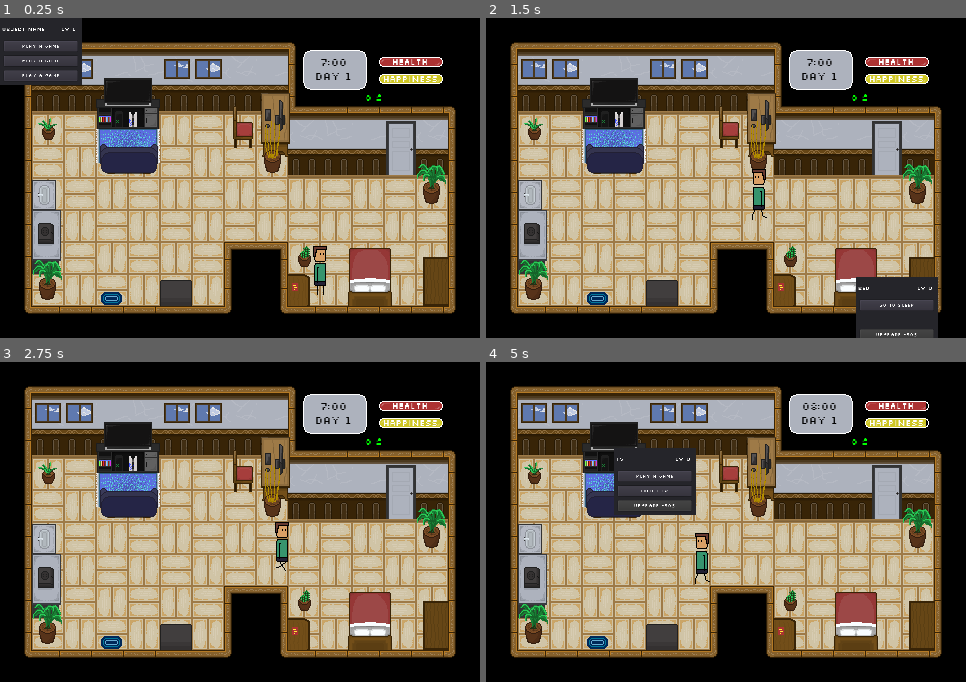
Above: before the commit, frames 1-4 (two rows, left to right).
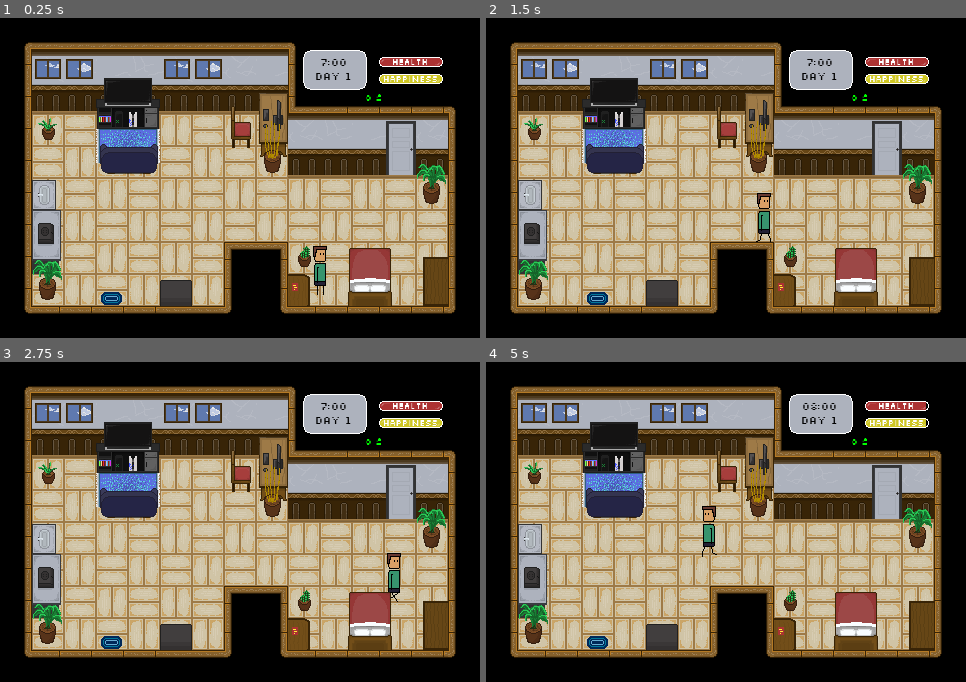
Above: after the commit, the same moments.

Repository: sun-wise-man/work-from-home
Game: Godot game, scene res://scenes/main.tscn
Same seed, same stepped clock (60 frames per second), same inputs: the game is played once before the commit and once after it.
Inputs (mouse positions are in pixels of both pictures, inside the frame that each line leads up to):
- Up to frame 1 (0.25 s): no input
- Up to frame 2 (1.5 s): click (529, 46) at 0.5 s, where only the run before the commit has a clickable "Play a game"; move the mouse to (855, 277) at 1.27 s; click (855, 277) at 1.42 s
- Up to frame 3 (2.75 s): click (412, 650) at 2 s, where only the run before the commit has a clickable "Go to sleep"
- Up to frame 4 (5 s): move the mouse to (534, 579) at 2.77 s; click (534, 579) at 2.92 s; click (577, 608) at 3.5 s, where only the run before the commit has a clickable "Make a meal"; move the mouse to (615, 448) at 4.27 s; click (615, 448) at 4.42 s

The runs differ from the first frame. In frame 1, 4.2% of the frame differs, in the area x 0-61%, y 0-44%; in frame 2, 4.4%; in frame 3, 1.3%; in frame 4, 4.5%, in the area x 26-61%, y 23-70%.
Error before the commit: Invalid get index '0' (on base: 'PoolIntArray'). (res://scenes/ActivitySystem.gd:61)

Commit message:
Z-Index and Nav-Polygon
- Fixing sprite z-index at south wall
- Added more nav-poly point to rounded some corner

Diff:
--- a/scenes/main.tscn
+++ b/scenes/main.tscn
@@ -47,9 +47,9 @@
 [ext_resource path="res://audio/Sleep/114609__daxter31__snoring.wav" type="AudioStream" id=45]
 
 [sub_resource type="NavigationPolygon" id=1]
-vertices = PoolVector2Array( 302.218, 196.477, 209.561, 196.316, 168.561, 158.316, 256.069, 157.99, 288.561, 158.316, 416.936, 182.982, 439.385, 184.104, 440.561, 212.316, 417.061, 212.066, 418.078, 158.506, 40.5613, 150.316, 40.5613, 122.276, 63.9934, 122.475, 64.5613, 150.316, 417.311, 278.316, 400.561, 278.316, 400.561, 214.316, 168.561, 102.316, 248.926, 142.315, 340.561, 278.316, 317.652, 278.372, 317.561, 212.316, 340.561, 214.316, 144.561, 270.316, 72.5613, 270.316, 72.5613, 182.316, 144.561, 254.316, 64.5613, 182.316, 88.5613, 158.316, 209.561, 254.316, 302.561, 212.316, 256.069, 142.513, 248.505, 94.3163, 64.5887, 93.9015, 88.5613, 102.316 )
-polygons = [ PoolIntArray( 0, 1, 2, 3, 4, 5 ), PoolIntArray( 6, 7, 8, 5 ), PoolIntArray( 4, 9, 5 ), PoolIntArray( 10, 11, 12, 13 ), PoolIntArray( 8, 14, 15, 16, 5 ), PoolIntArray( 3, 2, 17, 18 ), PoolIntArray( 19, 20, 21, 22 ), PoolIntArray( 23, 24, 25, 26 ), PoolIntArray( 25, 27, 13, 28 ), PoolIntArray( 1, 29, 26, 25, 28, 2 ), PoolIntArray( 21, 30, 0, 5 ), PoolIntArray( 18, 31, 3 ), PoolIntArray( 32, 18, 17 ), PoolIntArray( 33, 32, 17, 34 ), PoolIntArray( 12, 33, 34, 28, 13 ), PoolIntArray( 22, 21, 5, 16 ) ]
-outlines = [ PoolVector2Array( 72.5613, 270.316, 72.5613, 182.316, 64.5613, 182.316, 64.5613, 150.316, 40.5613, 150.316, 40.5613, 122.276, 63.9934, 122.475, 64.5887, 93.9015, 248.505, 94.3163, 248.926, 142.315, 256.069, 142.513, 256.069, 157.99, 288.561, 158.316, 418.078, 158.506, 416.936, 182.982, 439.385, 184.104, 440.561, 212.316, 417.061, 212.066, 417.311, 278.316, 400.561, 278.316, 400.561, 214.316, 340.561, 214.316, 340.561, 278.316, 317.652, 278.372, 317.561, 212.316, 302.561, 212.316, 302.218, 196.477, 209.561, 196.316, 209.561, 254.316, 144.561, 254.316, 144.561, 270.316 ), PoolVector2Array( 88.5613, 158.316, 168.561, 158.316, 168.561, 102.316, 88.5613, 102.316 ) ]
+vertices = PoolVector2Array( 155.501, 158.258, 168.561, 144.25, 248.926, 142.315, 256.069, 142.513, 256.069, 157.99, 221, 209, 209, 222.075, 145, 247, 65, 150, 41, 150, 40.5613, 122.276, 63.9934, 122.475, 88, 147, 168.561, 118, 248.505, 94.3163, 145, 255, 73, 256, 73, 173, 288.561, 158.316, 418.078, 158.506, 418, 187, 98, 158, 65, 173, 441, 187, 441, 205, 418, 205, 412, 214, 412, 278, 401, 278, 400.561, 214.316, 340, 280, 318, 280, 318, 209, 340.561, 214.316, 209, 247, 88.3327, 120.51, 64.5887, 93.9015, 98.5, 102.316, 157.75, 102.316 )
+polygons = [ PoolIntArray( 0, 1, 2, 3, 4, 5, 6, 7 ), PoolIntArray( 8, 9, 10, 11, 12 ), PoolIntArray( 2, 1, 13, 14 ), PoolIntArray( 15, 16, 17, 7 ), PoolIntArray( 18, 19, 20 ), PoolIntArray( 21, 17, 22, 8, 12 ), PoolIntArray( 20, 23, 24, 25 ), PoolIntArray( 26, 27, 28, 29 ), PoolIntArray( 30, 31, 32, 33 ), PoolIntArray( 6, 34, 7 ), PoolIntArray( 18, 20, 25, 26, 29, 33, 32 ), PoolIntArray( 18, 32, 5, 4 ), PoolIntArray( 0, 7, 17, 21 ), PoolIntArray( 35, 12, 11, 36 ), PoolIntArray( 37, 35, 36 ), PoolIntArray( 37, 36, 14, 38 ), PoolIntArray( 38, 14, 13 ) ]
+outlines = [ PoolVector2Array( 73, 256, 73, 173, 65, 173, 65, 150, 41, 150, 40.5613, 122.276, 63.9934, 122.475, 64.5887, 93.9015, 248.505, 94.3163, 248.926, 142.315, 256.069, 142.513, 256.069, 157.99, 288.561, 158.316, 418.078, 158.506, 418, 187, 441, 187, 441, 205, 418, 205, 412, 214, 412, 278, 401, 278, 400.561, 214.316, 340.561, 214.316, 340, 280, 318, 280, 318, 209, 221, 209, 209, 222.075, 209, 247, 145, 247, 145, 255 ), PoolVector2Array( 88, 147, 98, 158, 155.501, 158.258, 168.561, 144.25, 168.561, 118, 157.75, 102.316, 98.5, 102.316, 88.3327, 120.51 ) ]
 
 [sub_resource type="TileSet" id=2]
 0/name = "Floor_Wall_64x.png 0"
@@ -177,7 +177,7 @@
 8/shape_one_way = false
 8/shape_one_way_margin = 0.0
 8/shapes = [  ]
-8/z_index = 0
+8/z_index = 2
 10/name = "Floor_Wall_64x.png 10"
 10/texture = ExtResource( 12 )
 10/tex_offset = Vector2( 0, 0 )
@@ -219,7 +219,7 @@
 17/shape_one_way = false
 17/shape_one_way_margin = 0.0
 17/shapes = [  ]
-17/z_index = 0
+17/z_index = 2
 18/name = "Floor_Wall_64x.png 18"
 18/texture = ExtResource( 12 )
 18/tex_offset = Vector2( 0, 0 )
@@ -303,7 +303,7 @@
 26/shape_one_way = false
 26/shape_one_way_margin = 0.0
 26/shapes = [  ]
-26/z_index = 0
+26/z_index = 2
 30/name = "Floor_Wall_64x.png 30"
 30/texture = ExtResource( 12 )
 30/tex_offset = Vector2( 0, 0 )
@@ -387,7 +387,7 @@
 36/shape_one_way = false
 36/shape_one_way_margin = 0.0
 36/shapes = [  ]
-36/z_index = 0
+36/z_index = 2
 37/name = "Floor_Wall_64x.png 37"
 37/texture = ExtResource( 12 )
 37/tex_offset = Vector2( 0, 0 )
@@ -401,7 +401,7 @@
 37/shape_one_way = false
 37/shape_one_way_margin = 0.0
 37/shapes = [  ]
-37/z_index = 0
+37/z_index = 2
 41/name = "Floor_Wall_64x.png 41"
 41/texture = ExtResource( 12 )
 41/tex_offset = Vector2( 0, 0 )
@@ -415,7 +415,7 @@
 41/shape_one_way = false
 41/shape_one_way_margin = 0.0
 41/shapes = [  ]
-41/z_index = 0
+41/z_index = 2
 42/name = "Floor_Wall_64x.png 42"
 42/texture = ExtResource( 12 )
 42/tex_offset = Vector2( 0, 0 )
@@ -429,7 +429,7 @@
 42/shape_one_way = false
 42/shape_one_way_margin = 0.0
 42/shapes = [  ]
-42/z_index = 0
+42/z_index = 2
 44/name = "Floor_Wall_64x.png 44"
 44/texture = ExtResource( 12 )
 44/tex_offset = Vector2( 0, 0 )
@@ -515,7 +515,7 @@
 2/shape_one_way = false
 2/shape_one_way_margin = 0.0
 2/shapes = [  ]
-2/z_index = 0
+2/z_index = 2
 3/name = "Furniture_64x.png 3"
 3/texture = ExtResource( 24 )
 3/tex_offset = Vector2( 0, 0 )
@@ -627,7 +627,7 @@
 10/shape_one_way = false
 10/shape_one_way_margin = 0.0
 10/shapes = [  ]
-10/z_index = 0
+10/z_index = 1
 11/name = "Furniture_64x.png 11"
 11/texture = ExtResource( 24 )
 11/tex_offset = Vector2( 0, 0 )
@@ -687,15 +687,15 @@
 "name": "idle",
 "speed": 6.0
 }, {
+"frames": [ ExtResource( 1 ), ExtResource( 5 ), ExtResource( 4 ), ExtResource( 3 ) ],
+"loop": true,
+"name": "walk",
+"speed": 8.0
+}, {
 "frames": [ SubResource( 7 ), SubResource( 8 ), SubResource( 9 ), SubResource( 10 ) ],
 "loop": true,
 "name": "eating",
 "speed": 3.0
-}, {
-"frames": [ ExtResource( 1 ), ExtResource( 5 ), ExtResource( 4 ), ExtResource( 3 ) ],
-"loop": true,
-"name": "walk",
-"speed": 8.0
 } ]
 
 [sub_resource type="RectangleShape2D" id=12]
@@ -950,7 +950,6 @@
 visible = false
 
 [node name="NavigationPolygonInstance" type="NavigationPolygonInstance" parent="Navigation2D"]
-visible = false
 navpoly = SubResource( 1 )
 
 [node name="Line2D" type="Line2D" parent="."]
@@ -987,6 +986,7 @@
 animation = "idle"
 
 [node name="CollisionShape2D" type="CollisionShape2D" parent="Player"]
+visible = false
 shape = SubResource( 12 )
 
 [node name="Objects" type="Node2D" parent="."]
@@ -1003,6 +1003,7 @@
 object_cost_increase = 50
 
 [node name="Area2D" type="Area2D" parent="Objects/Bed"]
+visible = false
 
 [node name="CollisionShape2D" type="CollisionShape2D" parent="Objects/Bed/Area2D"]
 position = Vector2( 0.668182, 2.89545 )
@@ -1021,6 +1022,7 @@
 object_cost_increase = 50
 
 [node name="Area2D" type="Area2D" parent="Objects/Stove"]
+visible = false
 
 [node name="CollisionShape2D" type="CollisionShape2D" parent="Objects/Stove/Area2D"]
 position = Vector2( -16, -7 )
@@ -1039,21 +1041,26 @@
 object_cost_increase = 50
 
 [node name="Area2D" type="Area2D" parent="Objects/Console"]
+visible = false
 
 [node name="CollisionShape2D" type="CollisionShape2D" parent="Objects/Console/Area2D"]
 position = Vector2( -0.117584, 6.17884 )
 shape = SubResource( 26 )
 
 [node name="PC" type="AnimatedSprite" parent="Objects"]
-position = Vector2( 258, 107 )
+position = Vector2( 256, 107 )
 z_index = -1
 frames = SubResource( 32 )
 script = ExtResource( 17 )
+__meta__ = {
+"_edit_group_": true
+}
 object_names = "PC"
 object_start_cost = 50
 object_cost_increase = 50
 
 [node name="Area2D" type="Area2D" parent="Objects/PC"]
+visible = false
 
 [node name="CollisionShape2D" type="CollisionShape2D" parent="Objects/PC/Area2D"]
 position = Vector2( 16.0831, -7.09615 )
@@ -1072,6 +1079,7 @@
 object_cost_increase = 50
 
 [node name="Area2D" type="Area2D" parent="Objects/Bathroom"]
+visible = false
 
 [node name="CollisionShape2D" type="CollisionShape2D" parent="Objects/Bathroom/Area2D"]
 position = Vector2( 0, 4 )
@@ -1372,6 +1380,7 @@
 }
 
 [node name="ActivitySystem" type="Control" parent="GUI"]
+visible = false
 margin_right = 40.0
 margin_bottom = 40.0
 rect_scale = Vector2( 0.408221, 0.419289 )
@@ -1561,7 +1570,7 @@
 
 [node name="Shower" type="AudioStreamPlayer" parent="Audio"]
 stream = ExtResource( 41 )
-volume_db = -10.0
+volume_db = -15.0
 
 [node name="Eat" type="AudioStreamPlayer" parent="Audio"]
 stream = ExtResource( 40 )
Not shown: 2 places in scenes/main.tscn that only renumber resources
